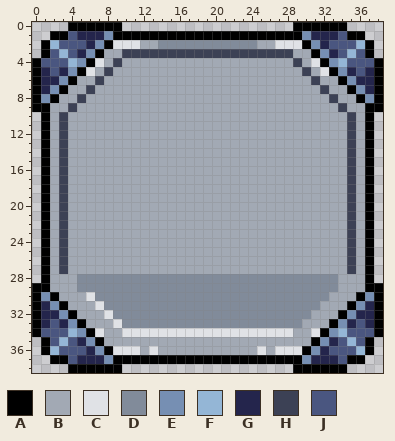
Two states of a pixel-art file, packages/client/src/assets/ui{m}/button-disabled.aseprite. That is the earlier state.
39x39 pixels, 1 frame.
Palette (. is transparent): A #000000  B #a2a9b4  C #e0e2e6  D #818b9a  E #768fb3  F #94b6d6  G #24254c  H #3c4155  J #4a5680
The result:
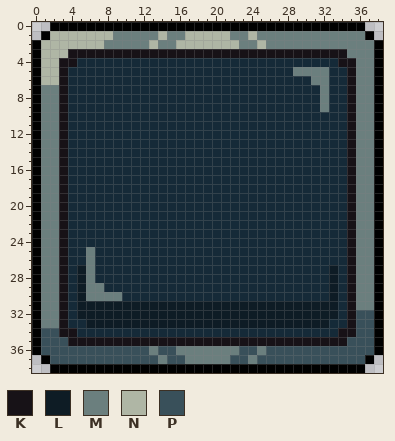
Colours new in this view: K #171217  L #0e1c25  M #6b7f7e  N #afb6a5  P #39505a
Difference:
colour B: #a2a9b4 -> #152a38
Layer "Layer 1":
y 0: x 2..3 .. -> AA; x 10..28 ................... -> AAAAAAAAAAAAAAAAAAA; x 35..36 .. -> AA
y 1: x 1..37 .AAJGGGEAAAAAAAAAAAAAAAAAAAAAEGGGJAA. -> ANNNNNNNMMMMMNMMNNNNNMMNMMMMMMMMMMMMA
y 2: x 0..38 .AFJJJGEACCCBBDDDDDDDDDDDBBCCCAEGJJJFA. -> ANNNNNNNMMMMMNMMNNNNNNNMMNMMMMMMMMMMMMA
y 3: x 0..38 .AJFJGEABBHHHHHHHHHHHHHHHHHHHBBAEGJFJA. -> ANNNKKKKKKKKKKKKKKKKKKKKKKKKKKKKKKKMMMA
y 4: x 1..7 JJJFEAC -> NNKKBBB; x 9 H -> B; x 29 H -> B; x 31..37 CAEFJJJ -> BBBKKMM
y 5: x 1..6 GJGEAC -> NNKBBB; x 8 H -> B; x 29..37 BHBCAEGJG -> MMMMBBKMM
y 6: x 1..4 GGEA -> NNKB; x 7 H -> B; x 31..32 HB -> MM; x 34..37 AEGG -> BKMM
y 7: x 1..3 GEA -> MMK; x 6 H -> B; x 32 H -> M; x 35..37 AEG -> KMM
y 8: x 1..3 EAB -> MMK; x 5 H -> B; x 32..33 BH -> MB; x 35..37 BAE -> KMM
y 9: x 1..4 ABBH -> MMKB; x 32 B -> M; x 34..37 HBBA -> BKMM
y 10..24: x 0..3 .ABH -> AMMK; x 35..38 HBA. -> KMMA
y 25..26: x 0..3 .ABH -> AMMK; x 6 B -> M; x 35..38 HBA. -> KMMA
y 27: x 0..3 .ABH -> AMMK; x 5..6 BB -> LM; x 33 B -> L; x 35..38 HBA. -> KMMA
y 28: x 0..3 .ABB -> AMMK; x 5..33 DDDDDDDDDDDDDDDDDDDDDDDDDDDDD -> LMBBBBBBBBBBBBBBBBBBBBBBBBBBL; x 35..38 BBA. -> KMMA
y 29: x 1..3 ABB -> MMK; x 5..33 DDDDDDDDDDDDDDDDDDDDDDDDDDDDD -> LMMBBBBBBBBBBBBBBBBBBBBBBBBBL; x 35..37 BBA -> KMM
y 30: x 1..3 EAB -> MMK; x 5..33 BCDDDDDDDDDDDDDDDDDDDDDDDDDDB -> LMMMMBBBBBBBBBBBBBBBBBBBBBBBL; x 35..37 BAE -> KMM
y 31: x 1..3 GEA -> MMK; x 5..33 BBCDDDDDDDDDDDDDDDDDDDDDDDDBB -> LLLLLLLLLLLLLLLLLLLLLLLLLLLLL; x 35..37 AEG -> KMM
y 32: x 1..37 GGEABBBCDDDDDDDDDDDDDDDDDDDDDDBBBAEGG -> MMKBLLLLLLLLLLLLLLLLLLLLLLLLLLLLLBKPP
y 33: x 1..37 GJGEABBBCDDDDDDDDDDDDDDDDDDDDBBBAEGJG -> MMKBBLLLLLLLLLLLLLLLLLLLLLLLLLLLBBKPP
y 34: x 1..7 JJJFEAC -> PPKKBBB; x 10..28 CCCCCCCCCCCCCCCCCCC -> BBBBBBBBBBBBBBBBBBB; x 31..37 CAEFJJJ -> BBBKKPP
y 35: x 0..38 .AJFJGEABBBBBBBBBBBBBBBBBBBBBBBAEGJFJA. -> APPPKKKKKKKKKKKKKKKKKKKKKKKKKKKKKKKPPPA
y 36: x 0..38 .AFJJJGEACCCBCBBBBBBBBBBBCBCCCAEGJJJFA. -> APPPPPPPPPPPPMPPMMMMMMMPPMPPPPPPPPPPPPA
y 37: x 1..37 .AAJGGGEAAAAAAAAAAAAAAAAAAAAAEGGGJAA. -> APPPPPPPPPPPPMPPMMMMMPPMPPPPPPPPPPPPA
y 38: x 2..3 .. -> AA; x 10..28 ................... -> AAAAAAAAAAAAAAAAAAA; x 35..36 .. -> AA
